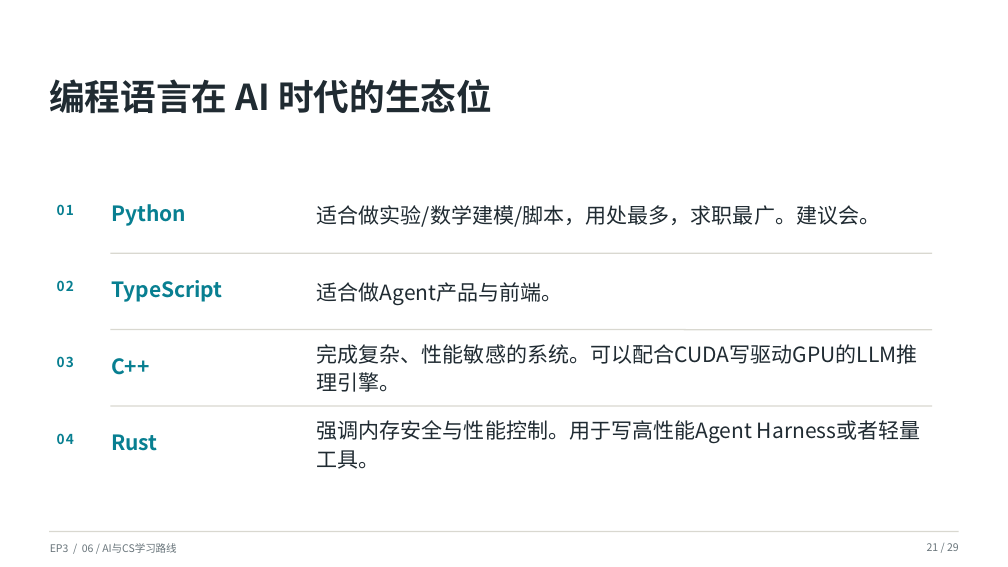
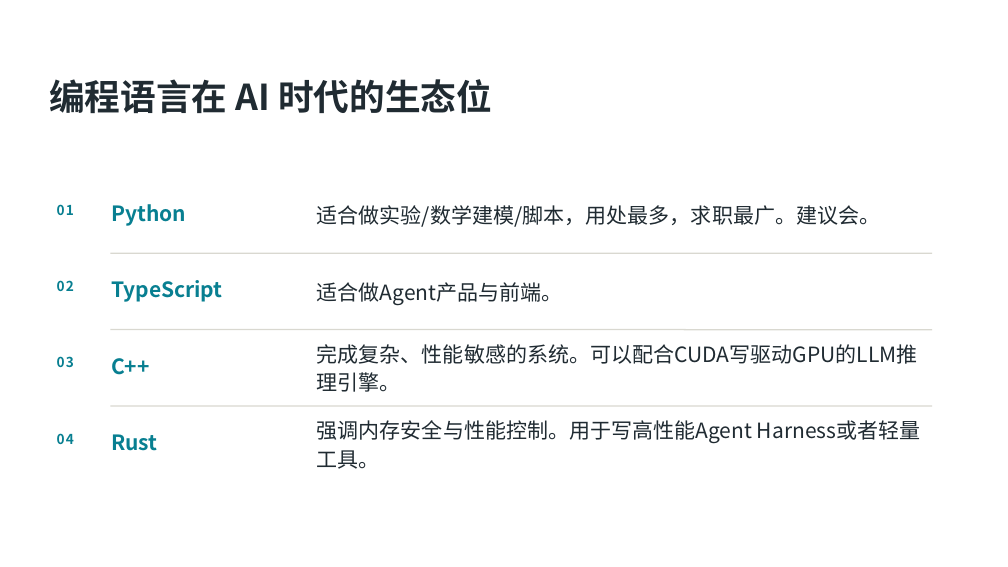
Before and after one commit to SCPZ24/AgentFlow-Salon, a slide deck: slide 19 of PPTs/EP3/Meeting03.pptx (slide 13 before the commit). Drawn at 1008x567 pixels with LibreOffice and Linux fonts; fonts in the diff are those of the drawing; background and template pictures are left out. Boxes give left, top, right and bottom in pixels: in the first picture for what was removed or moved away, otherwise in the second. Text is boxed around its words. In the diff, an @@ line names an element or a change of style, - is before the commit and + after.

```diff
--- a/PPTs/EP3/Meeting03.pptx
+++ b/PPTs/EP3/Meeting03.pptx
@@ line removed from (49, 532) to (959, 532) @@
@@ text removed at (50,543,176,553) @@
-EP3 / 06 / AI与CS学习路线
@@ text removed at (927,543,959,551) @@
-21 / 29
```
Also in this commit, not shown: 2 other slides changed, 7 slides added, 16 other files.
